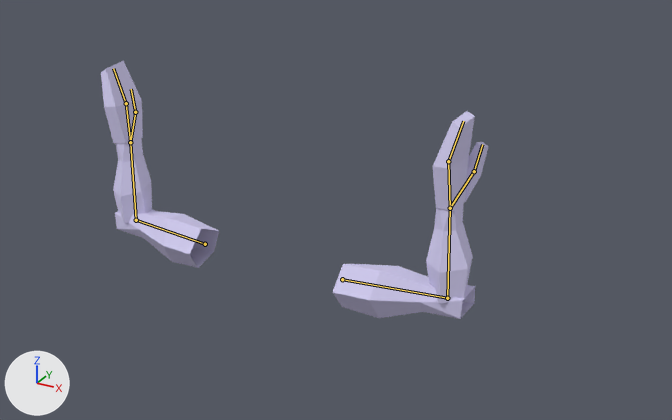
What one commit did to the Blender file src/Models/ViewportModel.blend.
One viewpoint serves both versions: a 50 mm camera at (3.62, -5.7, 4.79) aimed at (0.41, 0.14, 1.87). Every picture has the same lights, and +X, +Y and +Z are marked at lower left. Both versions are drawn at the pose saved in each file; the numbers are the values there. The bones that bend it are drawn over the model as lines.

Names of what the first picture shows: 'viewport_arms'.
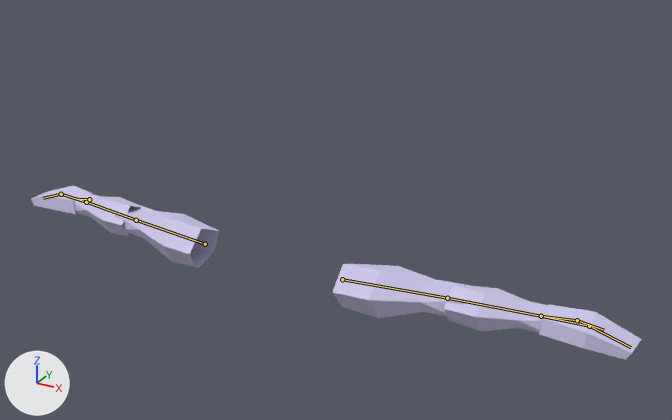
Pixel boxes (x1, y1, x2, y2) of what changed, in the pictures (672 x 420 px):
'viewport_arms', posed (57% wider, 32% shorter): before (101, 61, 488, 319); after (31, 186, 641, 360)
bone 'Bone.002.R', root to tip: before (447, 298) to (450, 208); after (447, 298) to (541, 316)
bone 'Bone.002.L', root to tip: before (136, 220) to (130, 142); after (136, 220) to (86, 202)

The change in detail:
Bone 'Bone.002.R' (bone_bone_002_r) turns from (-9, -10, 97) to (0, 0, 0) degrees about its own x, y and z.
Bone 'Bone.002.L' (bone_bone_002_l) turns from (-7, 10, -84) to (0, 0, 0) degrees about its own x, y and z.
